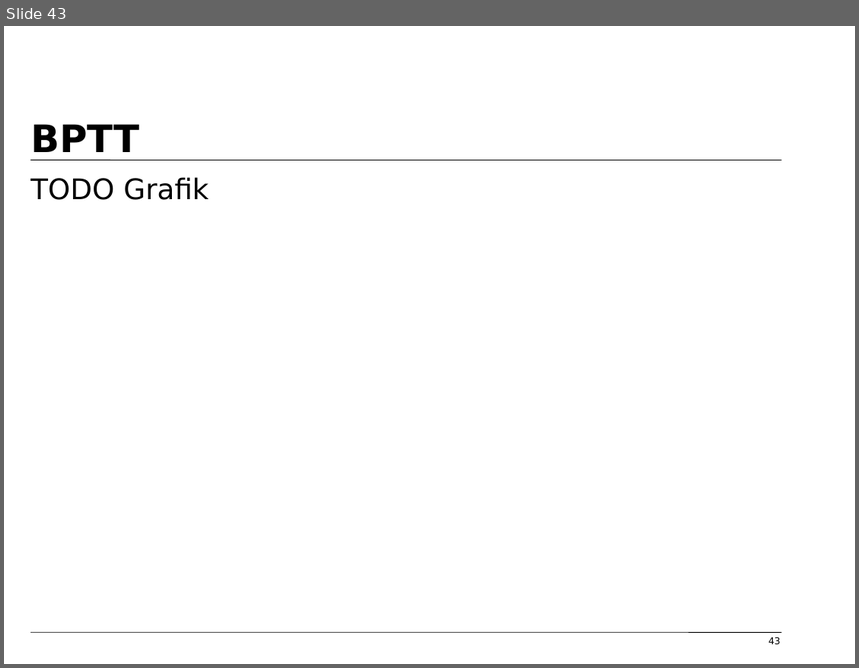
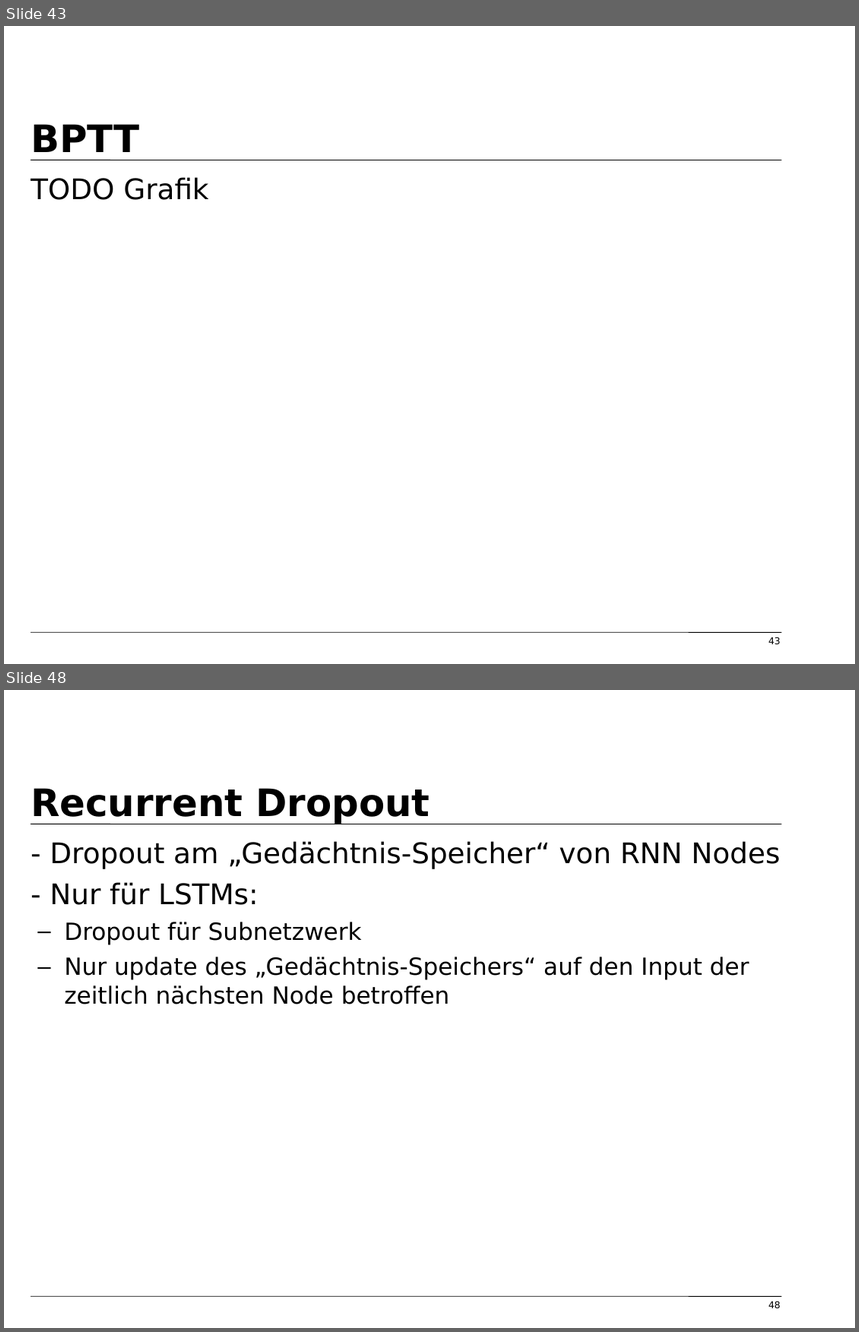
Before and after one commit to tfassbender/deep_learning_team_rnn, a slide deck: vorlesung/vorlesung_rnn_tobias_marvin.odp. Shown one above the other, each under a label of ours: slide 43 before the commit, slides 43 and 48 after it; the slides between them are not shown. The pictures are 859x668 and 859x1332 pixels, drawn with LibreOffice and Linux fonts; fonts in the diff are those of the drawing; background and template pictures are left out. Boxes give left, top, right and bottom in pixels: in the first picture for what was removed or moved away, otherwise in the second. Text is boxed around its words. In the diff, an @@ line names an element or a change of style, - is before the commit and + after.

Commit message:
Added Dropout for RNNs

```diff
--- a/vorlesung/vorlesung_rnn_tobias_marvin.odp
+++ b/vorlesung/vorlesung_rnn_tobias_marvin.odp
@@ slide 48 added at [4, 690, 855, 1328], background #FFFFFF; not listed: 2 template elements that a slide beside it also shows @@
@@ title added at [31, 788, 430, 825], 32 pt, text #000000, bold @@
+Recurrent Dropout
@@ text added at [50, 841, 781, 1005], 20 pt, text #000000 @@
+- Dropout am „Gedächtnis-Speicher“ von RNN Nodes
+- Nur für LSTMs:
+  – Dropout für Subnetzwerk
+  – Nur update des „Gedächtnis-Speichers“ auf den Input der zeitlich nächsten Node betroffen
@@ page number added at [769, 1301, 781, 1309], 8 pt, text #000000 @@
+48
```
Also in this commit, not shown: 4 slides changed, 3 other slides added, 1 other file.
